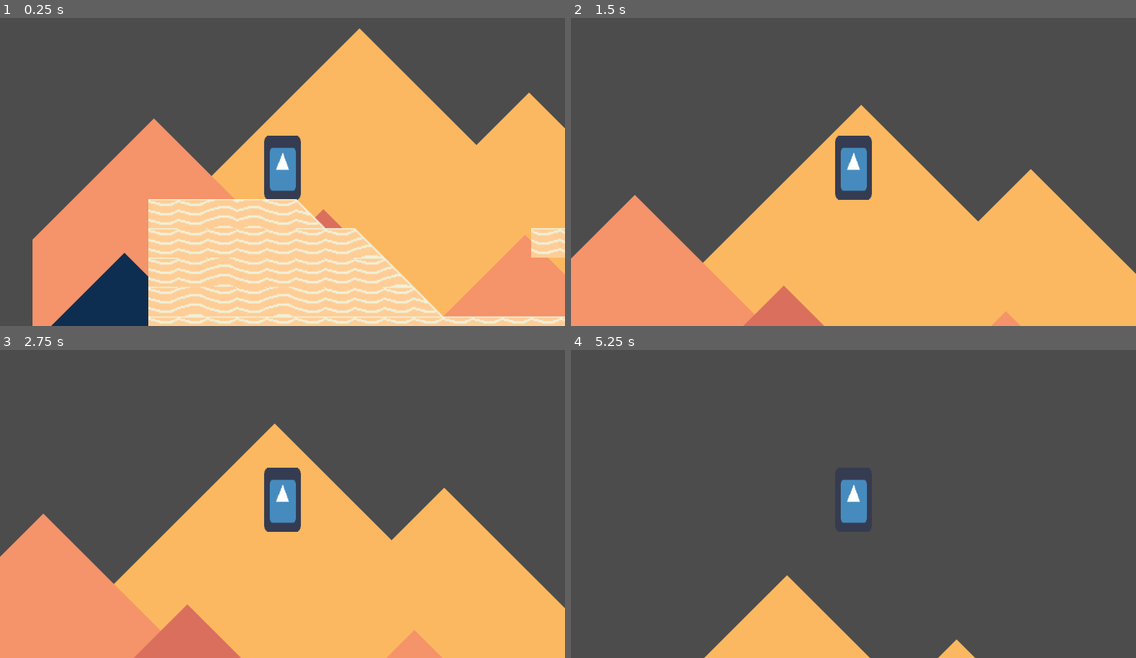
Above: before the commit, frames 1-4 (two rows, left to right).
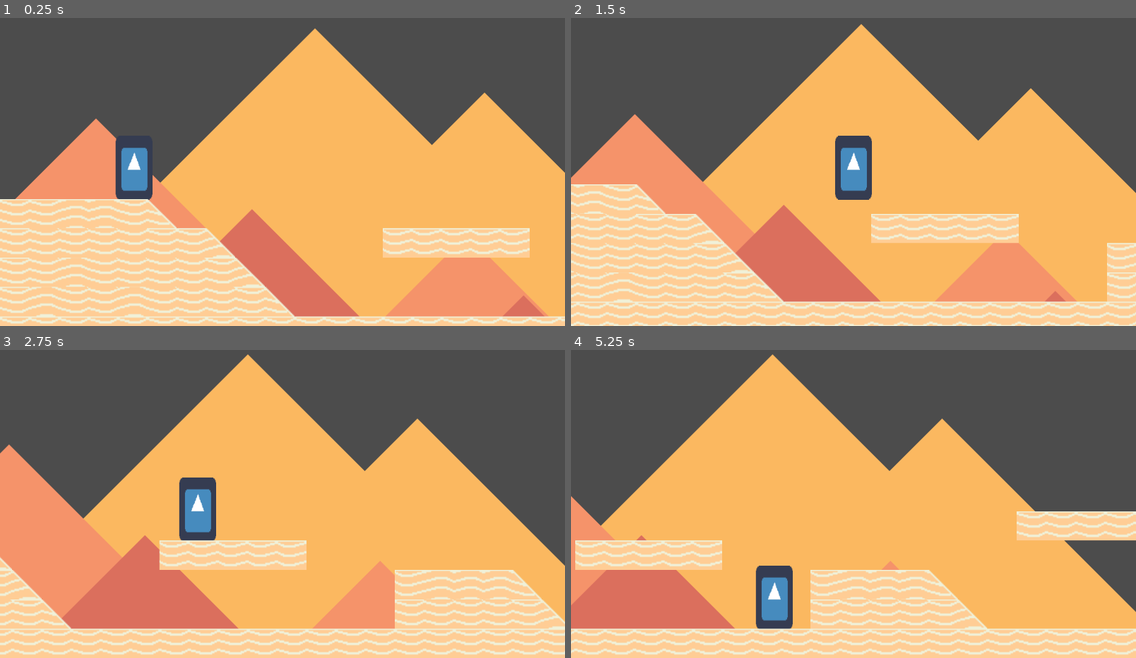
Above: after the commit, the same moments.

Repository: Streamfire/LeapDayPlatformer
Game: Godot game, scene res://internal/scenes/Main.tscn
The game is run twice, just before and just after one commit, with the same random seed, the same clock (stepped at 60 frames per second) and the same inputs. The engine's default icon, where the game draws it, is replaced by a stand-in: a white triangle on a blue panel in a dark square.
Inputs:
- Up to frame 1 (0.25 s): no input
- Up to frame 2 (1.5 s): tap Enter at 0.5 s; hold D (Move_Right) from 0.53 s (still down); tap Space (Move_Jump) at 0.6, 0.77, 1.07, 1.35 s
- Up to frame 3 (2.75 s): tap Space (Move_Jump) at 1.52, 1.82, 2.1 s; release D (Move_Right) at 2.03 s; hold A (Move_Left) from 2.03 s (still down)
- Up to frame 4 (5.25 s): release A (Move_Left) at 2.78 s; hold D (Move_Right) 2.78-4.28 s; tap Space (Move_Jump) at 2.85, 3.02, 3.32, 3.6, 3.77, 4.07, 4.35, 4.52, 4.82, 5.1 s; hold A (Move_Left) 4.28-5.03 s; hold D (Move_Right) from 5.03 s (still down)

The runs differ from the first frame. In frame 1, 43% of the frame differs, in the area x 0-100%, y 3-100%; in frame 2, 52%; in frame 3, 48%; in frame 4, 64%, in the area x 0-100%, y 1-100%.

Commit message:
kein flappy bird jumping mehr
ja

Diff:
--- a/internal/scenes/Main.tscn
+++ b/internal/scenes/Main.tscn
@@ -16,5 +16,11 @@
 [node name="Camera2D" type="Camera2D" parent="Player"]
 current = true
 zoom = Vector2( 0.25, 0.25 )
+limit_left = 0
+limit_bottom = 1075
+drag_margin_h_enabled = true
+drag_margin_left = 0.3
+drag_margin_right = 0.0
+editor_draw_drag_margin = true
 
 [node name="Level" parent="." instance=ExtResource( 1 )]
--- a/internal/scripts/PlayerController.gd
+++ b/internal/scripts/PlayerController.gd
@@ -5,8 +5,10 @@
 export(float) var Acceleration = 0.2
 export(float) var Deacceleration = 0.7
 #jumping
-export(float) var jumpForce=25000.0
+export(float) var jumpForce=5
 export(float) var gravity=2000.0
+
+const UP_VECTOR = Vector2(0,-1)
 
 
 var inputMotion = Vector2()
@@ -27,7 +29,7 @@
 	else:
 		inputMotion.x=0
 
-	if Input.is_action_just_pressed("Move_Jump"):
+	if Input.is_action_just_pressed("Move_Jump") and is_on_floor():
 		velocity.y = -jumpForce
 
 
@@ -43,5 +45,5 @@
 	if velocity.y > gravity:
 		velocity.y= gravity
 
-	move_and_slide(velocity*delta)
+	move_and_slide(velocity*delta, UP_VECTOR)
 	pass
